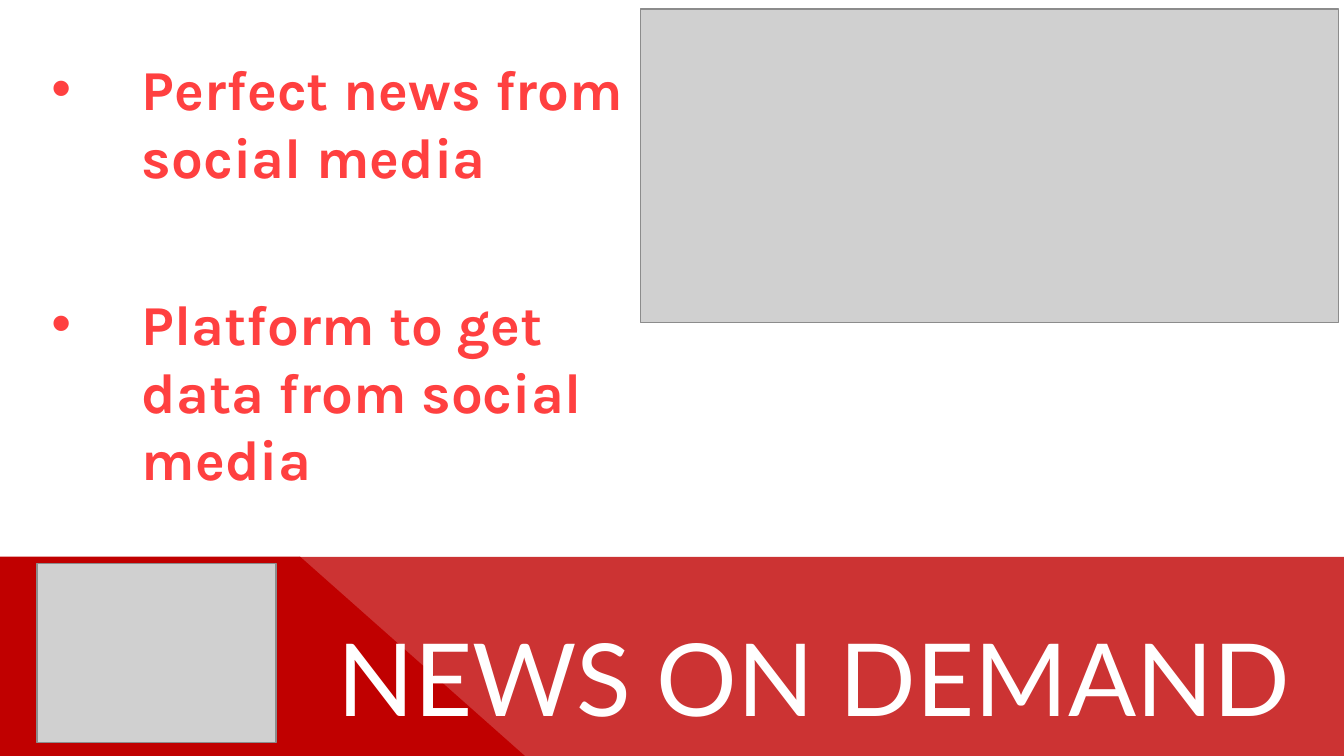
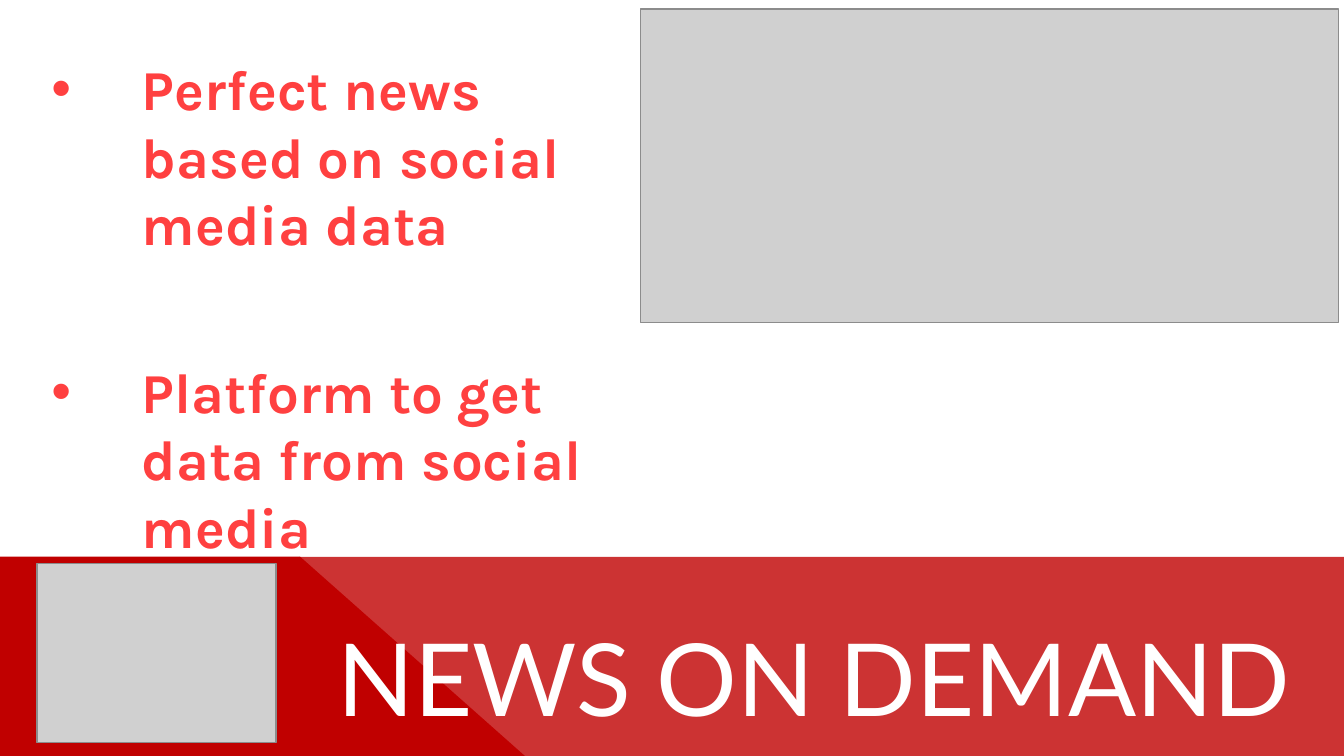
Before and after one commit to techspectations/News-On-Demand, a slide deck: slide 4 of Presentations/NEWS_ON_DEMAND_PROMO.pptx. Drawn at 1344x756 pixels with LibreOffice and Linux fonts; fonts in the diff are those of the drawing; grey boxes stand for pictures. Boxes give left, top, right and bottom in pixels: in the first picture for what was removed or moved away, otherwise in the second. Text is boxed around its words. In the diff, an @@ line names an element or a change of style, - is before the commit and + after.

Commit message:
Updated Some Strings

```diff
--- a/Presentations/NEWS_ON_DEMAND_PROMO.pptx
+++ b/Presentations/NEWS_ON_DEMAND_PROMO.pptx
@@ text at (142,71,559,246): text changed @@
-• Perfect news from social media
+• Perfect news based on social media data
```
